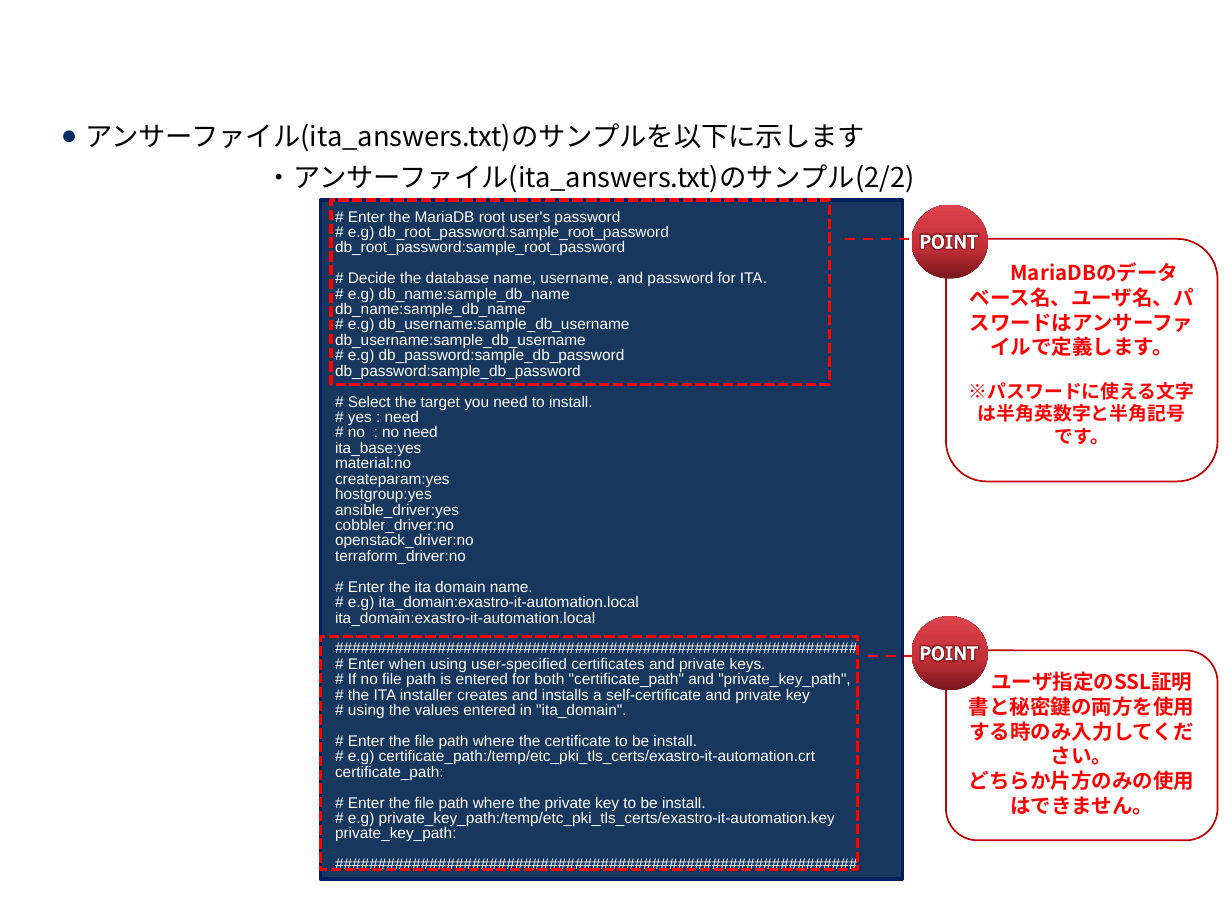
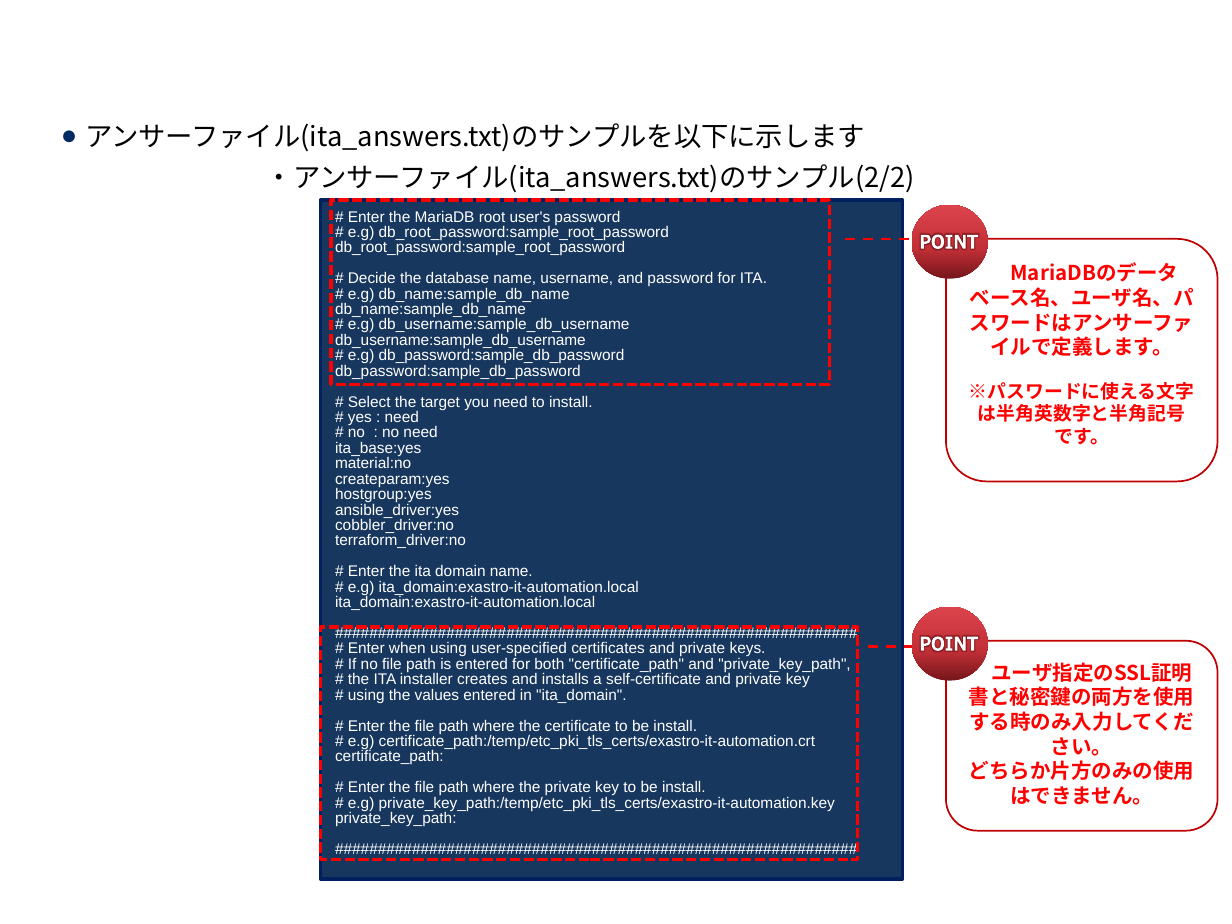
Before and after one commit to exastro-suite/it-automation-docs, a slide deck: slide 20 of asset/Learn_ja/ITA-online-install_ja.pptx. Drawn at 1232x924 pixels with LibreOffice and Linux fonts; fonts in the diff are those of the drawing; background and template pictures are left out. Boxes give left, top, right and bottom in pixels: in the first picture for what was removed or moved away, otherwise in the second. Text is boxed around its words. In the diff, an @@ line names an element or a change of style, - is before the commit and + after.

```diff
--- a/asset/Learn_ja/ITA-online-install_ja.pptx
+++ b/asset/Learn_ja/ITA-online-install_ja.pptx
@@ text in rectangle at box(335, 533, 474, 549): paragraph removed @@
-openstack_driver:no
@@ 1 rounded rectangle, 1 freeform shape, 1 rectangle, 1 line, 1 ellipse: place and size @@
-1 rounded rectangle, 1 freeform shape, 1 rectangle, 1 line, 1 ellipse at box(320, 616, 1217, 870)
+1 rounded rectangle, 1 freeform shape, 1 rectangle, 1 line, 1 ellipse at box(320, 606, 1217, 860)
```
Also in this commit, not shown: 3 other slides changed, 27 other files.
